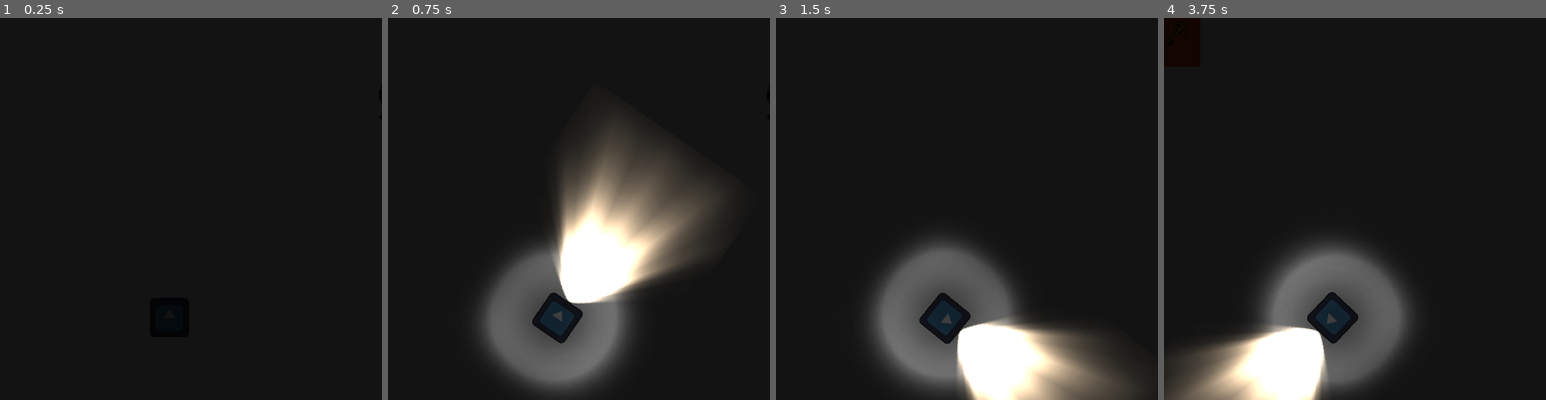
Above: before the commit, frames 1-4 (left to right).
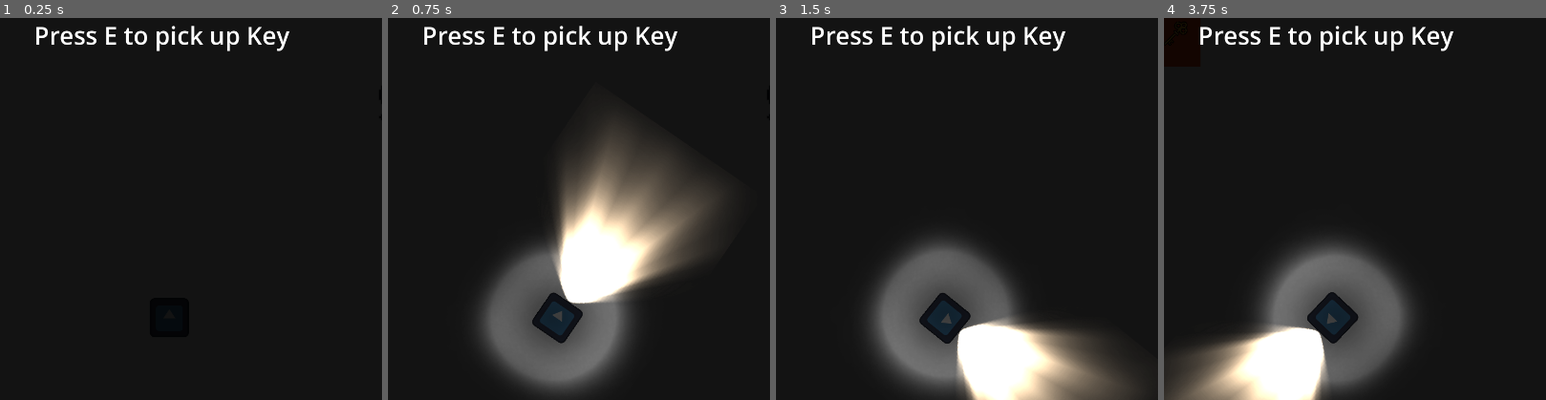
Above: after the commit, the same moments.

Repository: ankit-suman-07/GODOT-Echoes-In-Dark
Game: Godot game, scene res://scenes/level.tscn
Two runs of this game, one before a commit and one after it. Both use one fixed random seed, a clock stepped at 60 frames per second and the inputs below. The project has no main scene, so this scene is started directly. The engine's default icon, where the game draws it, is replaced by a stand-in: a white triangle on a blue panel in a dark square.
Inputs:
- Up to frame 1 (0.25 s): no input
- Up to frame 2 (0.75 s): tap E at 0.5 s; hold D (right) from 0.53 s (still down); tap F (flashlight) at 0.6 s
- Up to frame 3 (1.5 s): tap E at 1.25 s; release D (right) at 1.28 s; hold S (back) from 1.28 s (still down); tap Shift (sprint) at 1.35 s
- Up to frame 4 (3.75 s): tap E at 2, 2.75, 3.5 s; release S (back) at 2.03 s; hold D (right) 2.03-2.78 s; tap F (flashlight) at 2.1, 3.6 s; hold W (forward) 2.78-3.53 s; tap Shift (sprint) at 2.85 s; hold A (left) from 3.53 s (still down)
The pictures show only the part of the screen within x 28-78%, y 11-61%; the shares and areas given below are measured in that part.

The runs differ from the first frame. In frame 1, 1.2% of the frame differs, in the area x 9-76%, y 2-9%; in frame 2, 1.2%; in frame 3, 1.2%; in frame 4, 1.2%.

Commit message:
Add interactable script

Diff:
--- a/scenes/key.tscn
+++ b/scenes/key.tscn
@@ -1,11 +1,13 @@
 [gd_scene format=3 uid="uid://b6wm1i77vj5ae"]
 
+[ext_resource type="Script" uid="uid://cn2n6ucwd8wpa" path="res://scripts/interactables.gd" id="1_fttkb"]
 [ext_resource type="Texture2D" uid="uid://emsq86o03mi6" path="res://assets/key.png" id="1_yk2u2"]
 
 [sub_resource type="CircleShape2D" id="CircleShape2D_yk2u2"]
 radius = 128.24976
 
 [node name="key" type="Area2D" unique_id=1469452097]
+script = ExtResource("1_fttkb")
 
 [node name="Sprite2D" type="Sprite2D" parent="." unique_id=1118717034]
 scale = Vector2(0.1, 0.1)
--- a/scenes/level.tscn
+++ b/scenes/level.tscn
@@ -4,6 +4,7 @@
 [ext_resource type="PackedScene" uid="uid://db82x2h61bich" path="res://scenes/enemy.tscn" id="2_w7c3h"]
 [ext_resource type="PackedScene" uid="uid://b3gcc4nqqbkst" path="res://scenes/enemy_fire.tscn" id="3_w8frs"]
 [ext_resource type="PackedScene" uid="uid://b6wm1i77vj5ae" path="res://scenes/key.tscn" id="4_mx8sn"]
+[ext_resource type="PackedScene" uid="uid://g08cj5jvtmex" path="res://scenes/prompt.tscn" id="5_ppgk2"]
 
 [node name="level" type="Node2D" unique_id=822371455]
 
@@ -31,3 +32,5 @@
 
 [node name="key" parent="." unique_id=1469452097 instance=ExtResource("4_mx8sn")]
 position = Vector2(150, 135)
+
+[node name="prompt" parent="." unique_id=908427654 instance=ExtResource("5_ppgk2")]
--- /dev/null
+++ b/scenes/prompt.tscn
@@ -0,0 +1,18 @@
+[gd_scene format=3 uid="uid://g08cj5jvtmex"]
+
+[node name="prompt" type="CanvasLayer" unique_id=908427654]
+
+[node name="Label" type="Label" parent="." unique_id=422736856]
+anchors_preset = 5
+anchor_left = 0.5
+anchor_right = 0.5
+offset_left = -334.0
+offset_top = 136.0
+offset_right = 306.0
+offset_bottom = 256.0
+grow_horizontal = 2
+size_flags_horizontal = 4
+theme_override_font_sizes/font_size = 48
+text = "Press E to pick up Key"
+horizontal_alignment = 1
+vertical_alignment = 1
--- /dev/null
+++ b/scripts/interactables.gd
@@ -0,0 +1,9 @@
+extends Area2D
+
+@export var prompt_text := "Interact"
+
+func get_prompt():
+	return prompt_text
+
+func interact():
+	pass
Not shown, added: scripts/interactables.gd.uid
